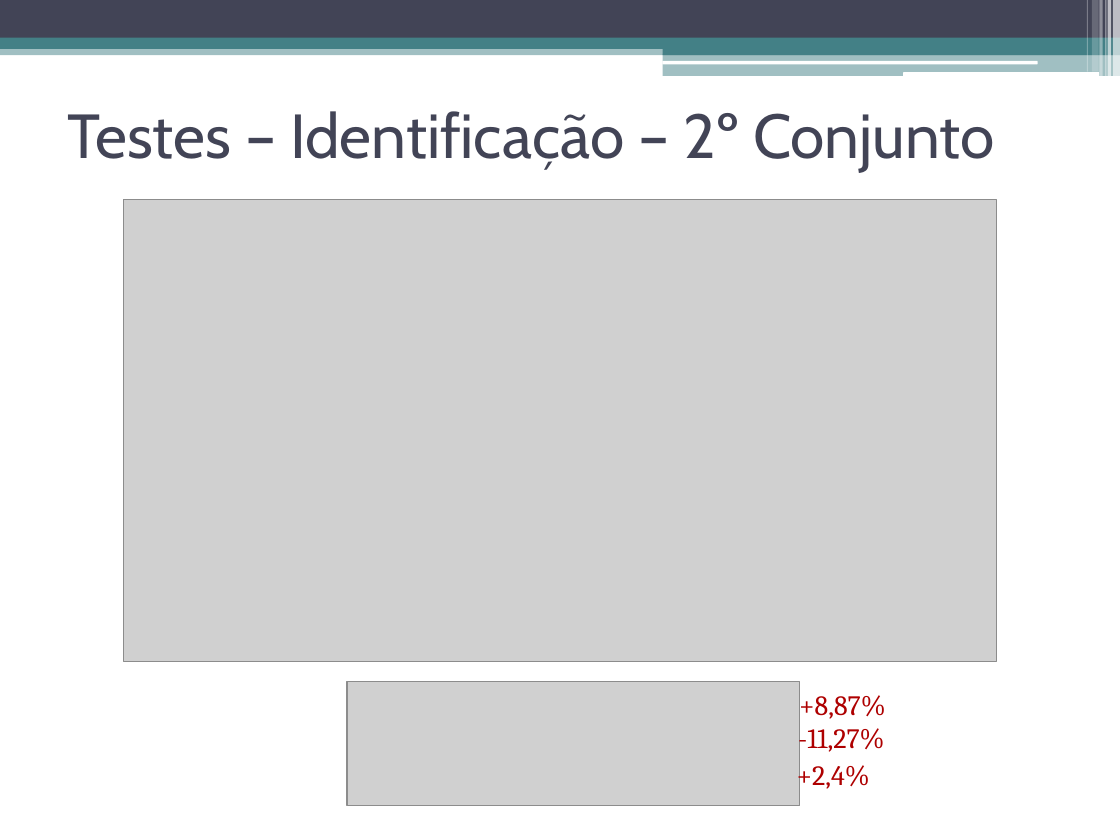
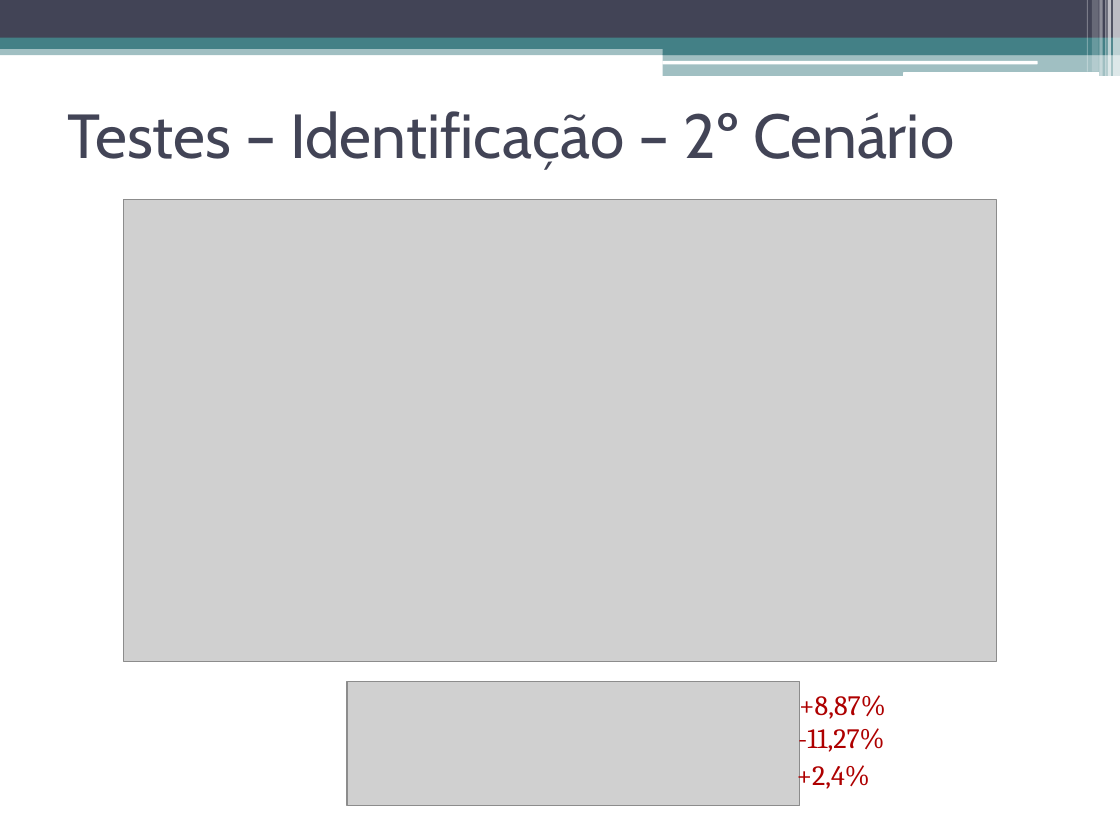
Before and after one commit to talesporto/Artigo-TRUE-SBCUP, a slide deck: slide 45 of apresentacao/ApresentacaoSBCUP.pptx. Drawn at 1120x840 pixels with LibreOffice and Linux fonts; fonts in the diff are those of the drawing; grey boxes stand for pictures. Boxes give left, top, right and bottom in pixels: in the first picture for what was removed or moved away, otherwise in the second. Text is boxed around its words. In the diff, an @@ line names an element or a change of style, - is before the commit and + after.

```diff
--- a/apresentacao/ApresentacaoSBCUP.pptx
+++ b/apresentacao/ApresentacaoSBCUP.pptx
@@ title at [67, 111, 954, 170]: text changed @@
-Testes – Identificação – 2º Conjunto
+Testes – Identificação – 2º Cenário
```
Also in this commit, not shown: 9 other slides changed, 1 other file.
